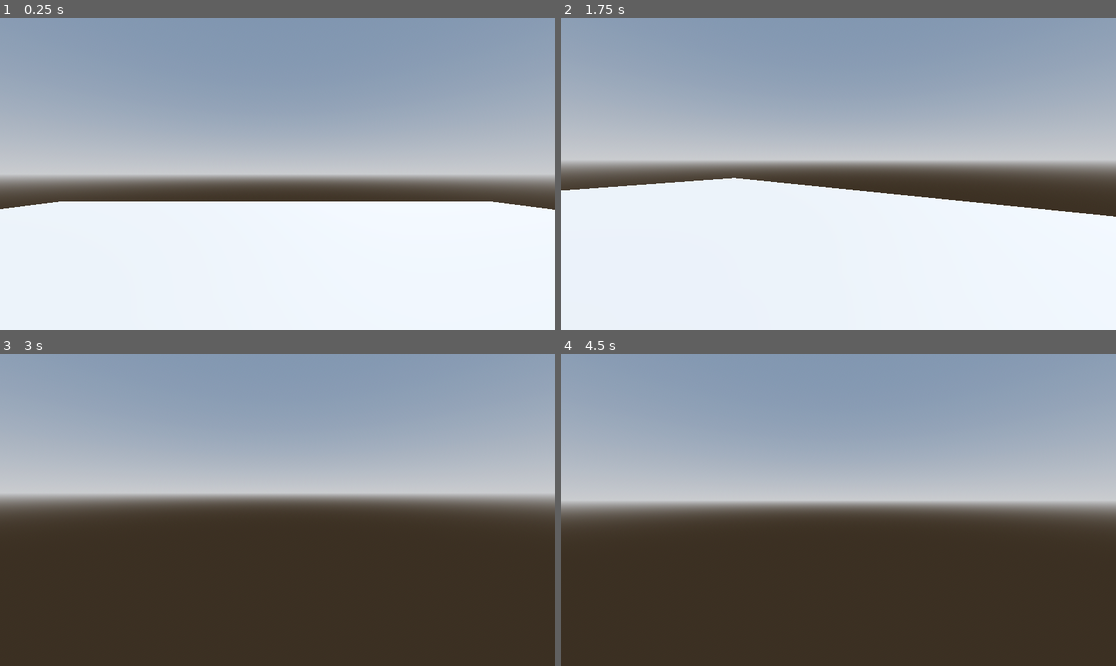
Above: before the commit, frames 1-4 (two rows, left to right).
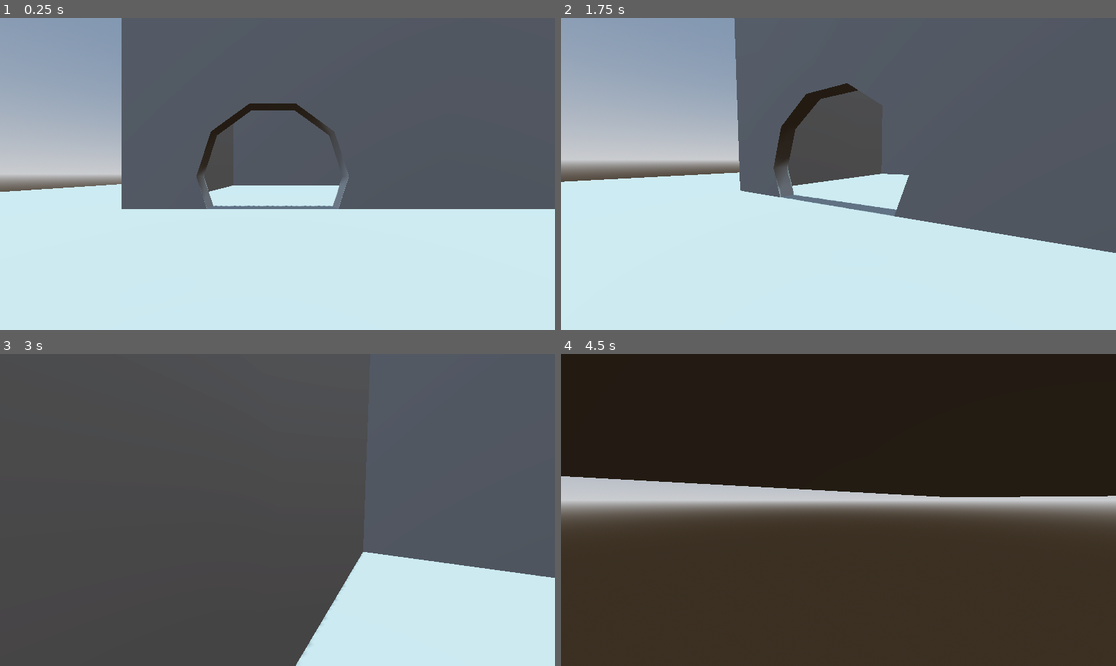
Above: after the commit, the same moments.

Repository: hollisma/mvm-30
Game: Godot game, scene res://scenes/system/main.tscn
Same seed, same stepped clock (60 frames per second), same inputs: the game is played once before the commit and once after it.
Inputs (mouse positions are in pixels of both pictures, inside the frame that each line leads up to):
- Up to frame 1 (0.25 s): no input
- Up to frame 2 (1.75 s): tap Enter at 0.5 s; move the mouse to (960, 158) at 0.52 s; hold D (right) 0.53-1.28 s; hold Shift (sprint) 0.53-1.28 s; click (960, 158) at 0.67 s; tap Space (jump) at 0.77, 0.8, 1.07, 1.35, 1.52 s; move the mouse to (810, 174) at 1.27 s; hold W (forward) from 1.28 s (still down); click (810, 174) at 1.42 s; tap Shift (sprint) at 1.55 s
- Up to frame 3 (3 s): keep holding W (forward); tap Space (jump) at 1.82, 2.3 s; move the mouse to (288, 503) at 2.02 s; tap ` (dev_freefly) at 2.1 s; click (288, 503) at 2.17 s; move the mouse to (271, 516) at 2.77 s; tap Shift (sprint) at 2.85 s; click (271, 516) at 2.92 s
- Up to frame 4 (4.5 s): keep holding W (forward); tap Space (jump) at 3.02, 3.32, 3.77, 3.8, 4.07, 4.25, 4.35 s; move the mouse to (877, 513) at 3.52 s; hold Shift (sprint) 3.53-4.28 s; click (877, 513) at 3.67 s; move the mouse to (794, 506) at 4.27 s; click (794, 506) at 4.42 s

The runs differ from the first frame. In frame 1, 87% of the frame differs, in the area x 0-100%, y 0-100%; in frame 2, 83%; in frame 3, 98%; in frame 4, 44%.

Commit message:
playing around with level (room, tree, steps); update player speeds

Diff:
--- a/scenes/characters/player.gd
+++ b/scenes/characters/player.gd
@@ -2,11 +2,11 @@
 class_name Player
 
 @export_group("Speeds")
-@export var look_speed : float = 0.002
-@export var base_speed : float = 7.0
-@export var jump_velocity : float = 4.5
-@export var sprint_speed : float = 10.0
-@export var freefly_speed : float = 25.0
+@export var look_speed: float = 0.002
+@export var base_speed: float = 7.0
+@export var jump_velocity: float = 5.0
+@export var sprint_speed: float = 10.0
+@export var freefly_speed: float = 25.0
 
 @onready var head: Node3D = $Head
 @onready var collider: CollisionShape3D = $Collider
@@ -91,7 +91,7 @@
 	Input.set_mouse_mode(Input.MOUSE_MODE_VISIBLE)
 	_mouse_captured = false
 
-func rotate_gaze(rot_input : Vector2):
+func rotate_gaze(rot_input: Vector2):
 	_look_rotation.x -= rot_input.y * look_speed
 	_look_rotation.x = clamp(_look_rotation.x, deg_to_rad(-85), deg_to_rad(85))
 	_look_rotation.y -= rot_input.x * look_speed
--- a/scenes/levels/level.tscn
+++ b/scenes/levels/level.tscn
@@ -5,4 +5,104 @@
 
 [node name="Floor" type="CSGBox3D" parent="." unique_id=385380474]
 use_collision = true
-size = Vector3(26.6, 1, 25.300001)
+size = Vector3(126.6, 1, 126.700005)
+
+[node name="Walls" type="CSGCombiner3D" parent="." unique_id=758030736]
+
+[node name="Wall1" type="CSGBox3D" parent="Walls" unique_id=1097938744]
+transform = Transform3D(1, 0, 0, 0, 1, 0, 0, 0, 1, -44.2, 6.65, -3.5499992)
+size = Vector3(1, 14.3, 21.5)
+
+[node name="Wall2" type="CSGBox3D" parent="Walls" unique_id=1085197787]
+transform = Transform3D(1, 0, 0, 0, 1, 0, 0, 0, 1, -11.899999, 6.6, -3.5999994)
+size = Vector3(1, 14.2, 21.6)
+
+[node name="Wall3" type="CSGBox3D" parent="Walls" unique_id=358716240]
+transform = Transform3D(-4.371139e-08, 0, -1, 0, 1, 0, 1, 0, -4.371139e-08, -28.249998, 6.6, -13.849999)
+size = Vector3(1, 14.2, 32.2)
+
+[node name="Wall4" type="CSGBox3D" parent="Walls" unique_id=452742134]
+transform = Transform3D(-4.371139e-08, 0, -1, 0, 1, 0, 1, 0, -4.371139e-08, -27.849998, 6.6, 6.749998)
+size = Vector3(1, 14.2, 33)
+
+[node name="Door" type="CSGCylinder3D" parent="Walls/Wall4" unique_id=221660099]
+transform = Transform3D(-4.371139e-08, 1, -4.371139e-08, 0, -4.371139e-08, -1, -1, -4.371139e-08, 1.9106855e-15, 1.7761827, -4.5175776, 9.484974)
+operation = 2
+radius = 3.7
+height = 14.189526
+sides = 10
+
+[node name="Wall5" type="CSGBox3D" parent="Walls" unique_id=2045541754]
+transform = Transform3D(-1, 0, 8.742278e-08, 0, 1, 0, -8.742278e-08, 0, -1, -27.899998, 6.6, 1.2000008)
+size = Vector3(1, 14.2, 11)
+
+[node name="StaircaseThing" type="CSGCombiner3D" parent="." unique_id=223584449]
+
+[node name="Step1" type="CSGBox3D" parent="StaircaseThing" unique_id=876405378]
+transform = Transform3D(1, 0, 0, 0, 1, 0, 0, 0, 1, -17.900003, 1.0000002, 0.65000224)
+size = Vector3(10.6, 1.4, 11.900001)
+
+[node name="Step2" type="CSGBox3D" parent="StaircaseThing" unique_id=1077429814]
+transform = Transform3D(1, 0, 0, 0, 1, 0, 0, 0, 1, -16.550003, 2.0000002, 2.2000024)
+size = Vector3(7.9, 1.4, 8.8)
+
+[node name="Step3" type="CSGBox3D" parent="StaircaseThing" unique_id=530885352]
+transform = Transform3D(1, 0, 0, 0, 1, 0, 0, 0, 1, -15.100003, 2.9000003, 3.5500026)
+size = Vector3(5, 1.4, 6.1)
+
+[node name="Tree" type="CSGCombiner3D" parent="." unique_id=416745670]
+
+[node name="Box" type="CSGBox3D" parent="Tree" unique_id=2133609861]
+transform = Transform3D(1, 0, 0, 0, 1, 0, 0, 0, 1, -14.950003, 3.55, 3.5000033)
+size = Vector3(3.9, 0.5, 4)
+
+[node name="CSGTorus3D" type="CSGTorus3D" parent="Tree" unique_id=1169144558]
+transform = Transform3D(1, 0, 0, 0, 1, 0, 0, 0, 1, -15.084227, 8.451313, 3.5505652)
+inner_radius = 0.8
+outer_radius = 1.7940166
+
+[node name="CSGTorus3D2" type="CSGTorus3D" parent="Tree" unique_id=1220928287]
+transform = Transform3D(1, 0, 0, 0, 1, 0, 0, 0, 1, -15.084227, 5.651313, 3.5505652)
+inner_radius = 0.9953805
+outer_radius = 2.9
+
+[node name="CSGTorus3D3" type="CSGTorus3D" parent="Tree" unique_id=421567155]
+transform = Transform3D(1, 0, 0, 0, 1, 0, 0, 0, 1, -15.084227, 6.551313, 3.5505652)
+outer_radius = 2.5
+
+[node name="CSGTorus3D4" type="CSGTorus3D" parent="Tree" unique_id=1135525463]
+transform = Transform3D(1, 0, 0, 0, 1, 0, 0, 0, 1, -15.084227, 7.651313, 3.5505652)
+inner_radius = 0.8
+outer_radius = 2.1000001
+
+[node name="CSGTorus3D5" type="CSGTorus3D" parent="Tree" unique_id=1388161857]
+transform = Transform3D(1, 0, 0, 0, 1, 0, 0, 0, 1, -15.084227, 9.151313, 3.5505652)
+inner_radius = 0.6
+outer_radius = 1.6
+
+[node name="CSGTorus3D6" type="CSGTorus3D" parent="Tree" unique_id=1262304325]
+transform = Transform3D(1, 0, 0, 0, 1, 0, 0, 0, 1, -15.084227, 9.951313, 3.5505652)
+inner_radius = 0.4
+outer_radius = 1.4
+
+[node name="CSGTorus3D7" type="CSGTorus3D" parent="Tree" unique_id=105503435]
+transform = Transform3D(1, 0, 0, 0, 1, 0, 0, 0, 1, -15.084227, 10.651313, 3.5505652)
+inner_radius = 0.4
+outer_radius = 1.2
+
+[node name="CSGTorus3D8" type="CSGTorus3D" parent="Tree" unique_id=1623271894]
+transform = Transform3D(1, 0, 0, 0, 1, 0, 0, 0, 1, -15.084227, 11.151312, 3.5505652)
+inner_radius = 0.1
+
+[node name="CSGTorus3D9" type="CSGTorus3D" parent="Tree" unique_id=2091630877]
+transform = Transform3D(1, 0, 0, 0, 1, 0, 0, 0, 1, -15.084227, 11.651312, 3.5505652)
+inner_radius = 0.001
+outer_radius = 0.7
+
+[node name="CSGSphere3D" type="CSGSphere3D" parent="Tree" unique_id=1858676692]
+transform = Transform3D(1, 0, 0, 0, 1, 0, 0, 0, 1, -15.163324, 12.263113, 3.4270618)
+
+[node name="CSGCylinder3D" type="CSGCylinder3D" parent="Tree" unique_id=1475105258]
+transform = Transform3D(1, 0, 0, 0, 1, 0, 0, 0, 1, -15.06143, 7.4409666, 3.5043225)
+height = 7.8
+sides = 12
--- a/scenes/system/main.tscn
+++ b/scenes/system/main.tscn
@@ -18,13 +18,15 @@
 
 [node name="Main" type="Node3D" unique_id=2059223092]
 
-[node name="WorldEnvironment" type="WorldEnvironment" parent="." unique_id=1630618264]
+[node name="WorldEnvironment" type="WorldEnvironment" parent="." unique_id=1197654416]
 environment = SubResource("Environment_5m258")
 
-[node name="DirectionalLight3D" type="DirectionalLight3D" parent="." unique_id=1304406623]
-transform = Transform3D(-0.8660254, -0.43301278, 0.25, 0, 0.49999997, 0.86602545, -0.50000006, 0.75, -0.43301266, 0, 0, 0)
+[node name="DirectionalLight3D" type="DirectionalLight3D" parent="." unique_id=557330991]
+transform = Transform3D(-0.8660254, -0.50000006, -2.1855696e-08, 0, -4.371139e-08, 1, -0.50000006, 0.8660254, 3.7855173e-08, 0, 0, 0)
+light_color = Color(0.6468, 0.84, 0.8238999, 1)
 shadow_enabled = true
 
 [node name="Level" parent="." unique_id=86106520 instance=ExtResource("1_6awnf")]
 
 [node name="Player" parent="." unique_id=1146666603 instance=ExtResource("2_ii55j")]
+transform = Transform3D(1, 0, 0, 0, 1, 0, 0, 0, 1, -37.100002, 0, 17.1)
